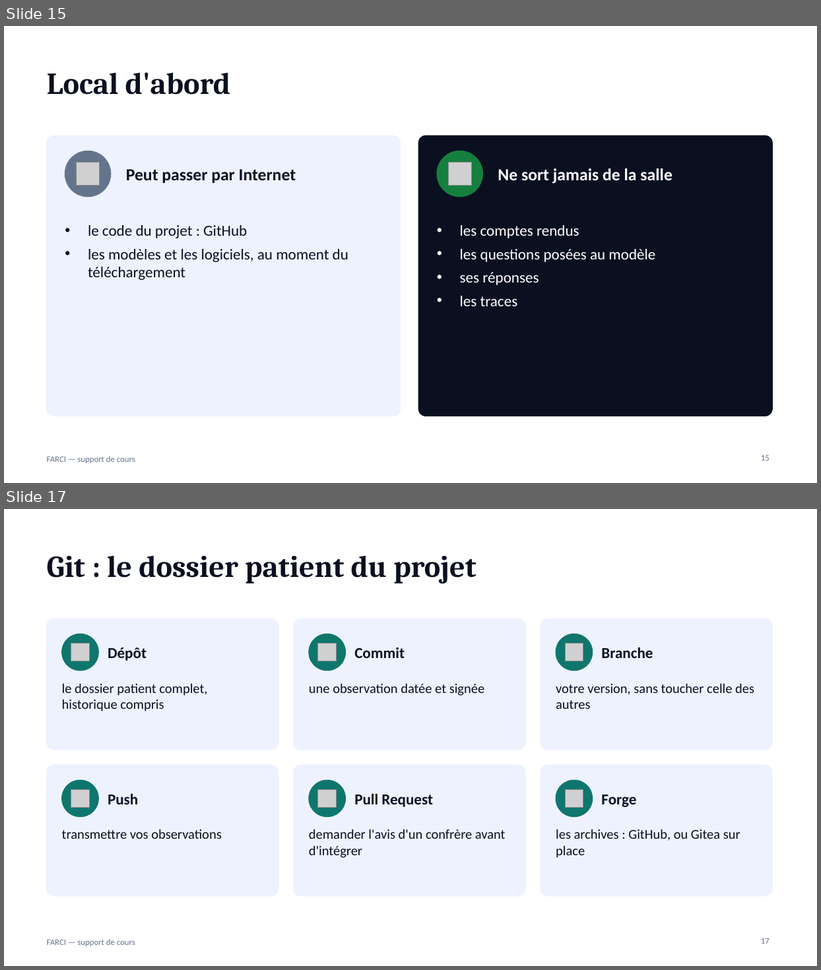
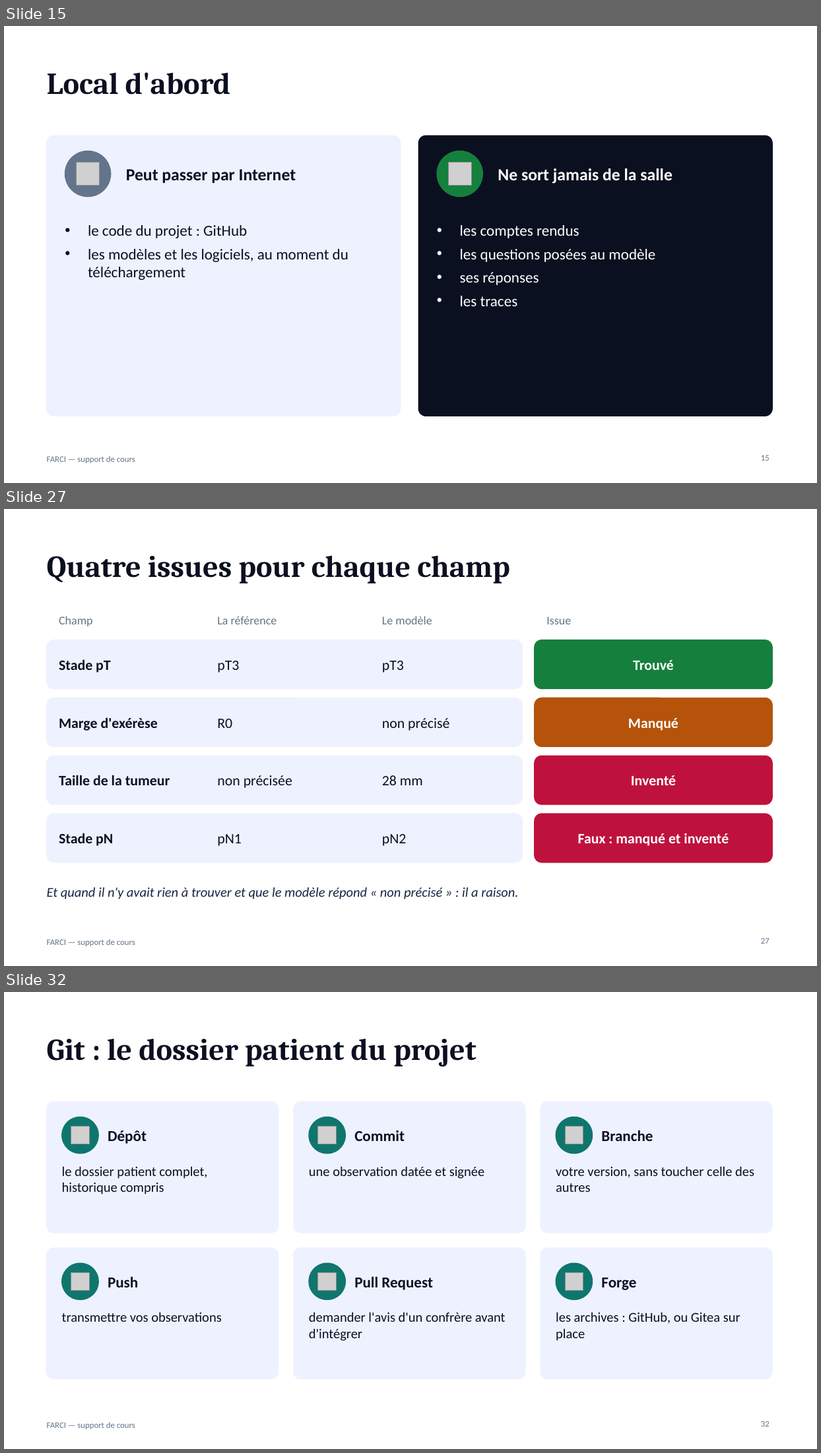
Before and after one commit to jdanion/FARCI, a slide deck: docs/support/FARCI-support-de-cours.pptx. Shown one above the other, each under a label of ours: slides 15 and 17 before the commit, slides 15, 27 and 32 after it; the slides between them are not shown. The pictures are 821x970 and 821x1453 pixels, drawn with LibreOffice and Linux fonts; fonts in the diff are those of the drawing; grey boxes stand for pictures. Boxes give left, top, right and bottom in pixels: in the first picture for what was removed or moved away, otherwise in the second. Text is boxed around its words. In the diff, an @@ line names an element or a change of style, - is before the commit and + after.

```diff
--- a/docs/support/FARCI-support-de-cours.pptx
+++ b/docs/support/FARCI-support-de-cours.pptx
@@ slide 27 added at (x1=4, y1=509, x2=817, y2=966), background #FFFFFF; not listed: 1 template element that a slide beside it also shows @@
@@ title added at (x1=47, y1=556, x2=510, y2=584), 36 pt, text #0B1020, bold @@
+Quatre issues pour chaque champ
@@ text added at (x1=59, y1=616, x2=92, y2=626), 14 pt, text #64748B @@
+Champ
@@ text added at (x1=217, y1=616, x2=277, y2=625), 14 pt, text #64748B @@
+La référence
@@ text added at (x1=382, y1=616, x2=432, y2=625), 14 pt, text #64748B @@
+Le modèle
@@ text added at (x1=547, y1=617, x2=571, y2=625), 14 pt, text #64748B @@
+Issue
@@ rounded rectangle added at (x1=47, y1=640, x2=523, y2=689), fill #EEF2FF, outline #EEF2FF 1 pt @@
@@ rounded rectangle added at (x1=535, y1=640, x2=773, y2=689), fill #15803D, outline #15803D 1 pt @@
@@ text added at (x1=59, y1=659, x2=111, y2=673), 17 pt, text #0B1020, bold @@
+Stade pT
@@ text added at (x1=217, y1=661, x2=239, y2=673), 17 pt, text #0B1020 @@
+pT3
@@ text added at (x1=382, y1=661, x2=404, y2=673), 17 pt, text #0B1020 @@
+pT3
@@ text added at (x1=633, y1=660, x2=674, y2=670), 17 pt, text #FFFFFF, bold @@
+Trouvé
@@ rounded rectangle added at (x1=47, y1=698, x2=523, y2=747), fill #EEF2FF, outline #EEF2FF 1 pt @@
@@ rounded rectangle added at (x1=535, y1=698, x2=773, y2=747), fill #B45309, outline #B45309 1 pt @@
@@ text added at (x1=59, y1=718, x2=158, y2=731), 17 pt, text #0B1020, bold @@
+Marge d'exérèse
@@ text added at (x1=217, y1=719, x2=232, y2=728), 17 pt, text #0B1020 @@
+R0
@@ text added at (x1=382, y1=718, x2=450, y2=731), 17 pt, text #0B1020 @@
+non précisé
@@ text added at (x1=628, y1=718, x2=679, y2=731), 17 pt, text #FFFFFF, bold @@
+Manqué
@@ rounded rectangle added at (x1=47, y1=756, x2=523, y2=805), fill #EEF2FF, outline #EEF2FF 1 pt @@
@@ rounded rectangle added at (x1=535, y1=756, x2=773, y2=805), fill #BE123C, outline #BE123C 1 pt @@
@@ text added at (x1=59, y1=775, x2=170, y2=786), 17 pt, text #0B1020, bold @@
+Taille de la tumeur
@@ text added at (x1=217, y1=776, x2=292, y2=788), 17 pt, text #0B1020 @@
+non précisée
@@ text added at (x1=382, y1=776, x2=423, y2=786), 17 pt, text #0B1020 @@
+28 mm
@@ text added at (x1=631, y1=776, x2=676, y2=786), 17 pt, text #FFFFFF, bold @@
+Inventé
@@ rounded rectangle added at (x1=47, y1=814, x2=523, y2=863), fill #EEF2FF, outline #EEF2FF 1 pt @@
@@ rounded rectangle added at (x1=535, y1=814, x2=773, y2=863), fill #BE123C, outline #BE123C 1 pt @@
@@ text added at (x1=59, y1=833, x2=113, y2=846), 17 pt, text #0B1020, bold @@
+Stade pN
@@ text added at (x1=217, y1=834, x2=242, y2=846), 17 pt, text #0B1020 @@
+pN1
@@ text added at (x1=382, y1=834, x2=407, y2=846), 17 pt, text #0B1020 @@
+pN2
@@ text added at (x1=578, y1=833, x2=729, y2=846), 17 pt, text #FFFFFF, bold @@
+Faux : manqué et inventé
@@ text added at (x1=47, y1=887, x2=518, y2=900), 16 pt, text #1B2445, italic @@
+Et quand il n'y avait rien à trouver et que le modèle répond « non précisé » : il a raison.
@@ page number added at (x1=761, y1=938, x2=770, y2=944), 10 pt, text #64748B @@
+27
@@ what was slide 17 is now slide 32 @@
@@ page number at (x1=761, y1=1421, x2=770, y2=1427): text changed @@
-17
+32
```
Also in this commit, not shown: 3 slides changed, 21 other slides added, 4 other files.
